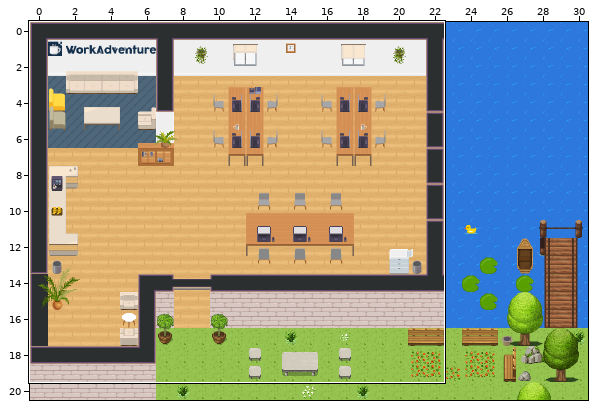
Two versions of a level (Tiled map (JSON), map.tmj). Above, an overview of the earlier version with the close-up marked.
Close-up. Before the commit:
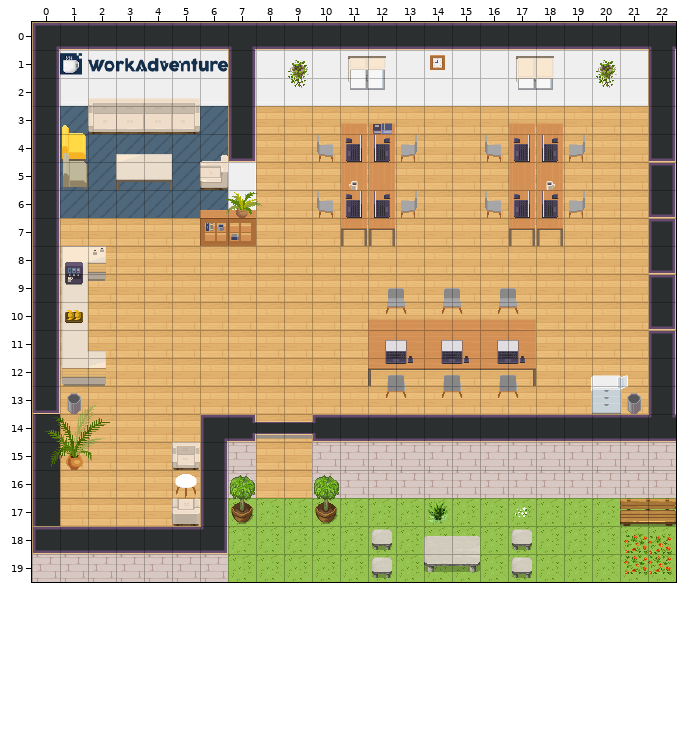
Cells are 32x32 px. Shown: x 0..22, y 0..19. The commit also changed other parts of the map, which this record leaves out.
New version:
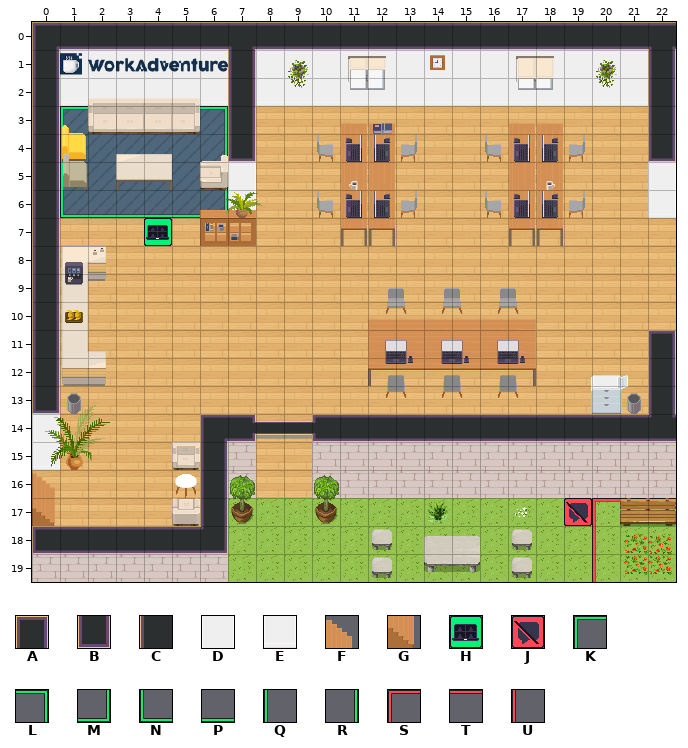
Key: from "WA_Room_Builder": A 31, B 56, C 150, D 280, E 305, F 450 flipped left-right, G 475 flipped left-right; from "WA_User_Interface": H 21, J 60, K 161, L 162, M 163, N 164, P 166, Q 167, R 168, S 239, T 243, U 245.
_ is an empty cell.
Tiles of an added or newly shown layer are drawn over the layers below it.
From old to new:
{"where": "layer \"floor/floor2\" (now shown)"}
{"y":3,"x":1,"old":"_","new":"K"}
{"y":3,"x":6,"old":"_","new":"L"}
{"y":4,"x":1,"old":"_","new":"Q"}
{"y":4,"x":6,"old":"_","new":"R"}
{"y":5,"x":1,"old":"_","new":"Q"}
{"y":6,"x":1,"old":"______","new":"NPPPPM"}
{"y":7,"x":4,"old":"_","new":"H"}
{"y":17,"x":19,"old":"____","new":"JSTT"}
{"y":18,"x":20,"old":"_","new":"U"}
{"y":19,"x":20,"old":"_","new":"U"}
{"where": "layer \"walls/walls1\""}
{"y":5,"x":22,"old":"A","new":"D"}
{"y":6,"x":22,"old":"B","new":"E"}
{"y":7,"x":22,"old":"A","new":"_"}
{"y":8,"x":22,"old":"B","new":"_"}
{"y":9,"x":22,"old":"A","new":"_"}
{"y":10,"x":22,"old":"B","new":"_"}
{"y":14,"x":0,"old":"C","new":"D"}
{"y":15,"x":0,"old":"C","new":"E"}
{"y":16,"x":0,"old":"C","new":"_"}
{"y":17,"x":0,"old":"C","new":"_"}
{"where": "layer \"furniture/furniture2\""}
{"y":16,"x":0,"old":"_","new":"F"}
{"y":17,"x":0,"old":"_","new":"G"}
